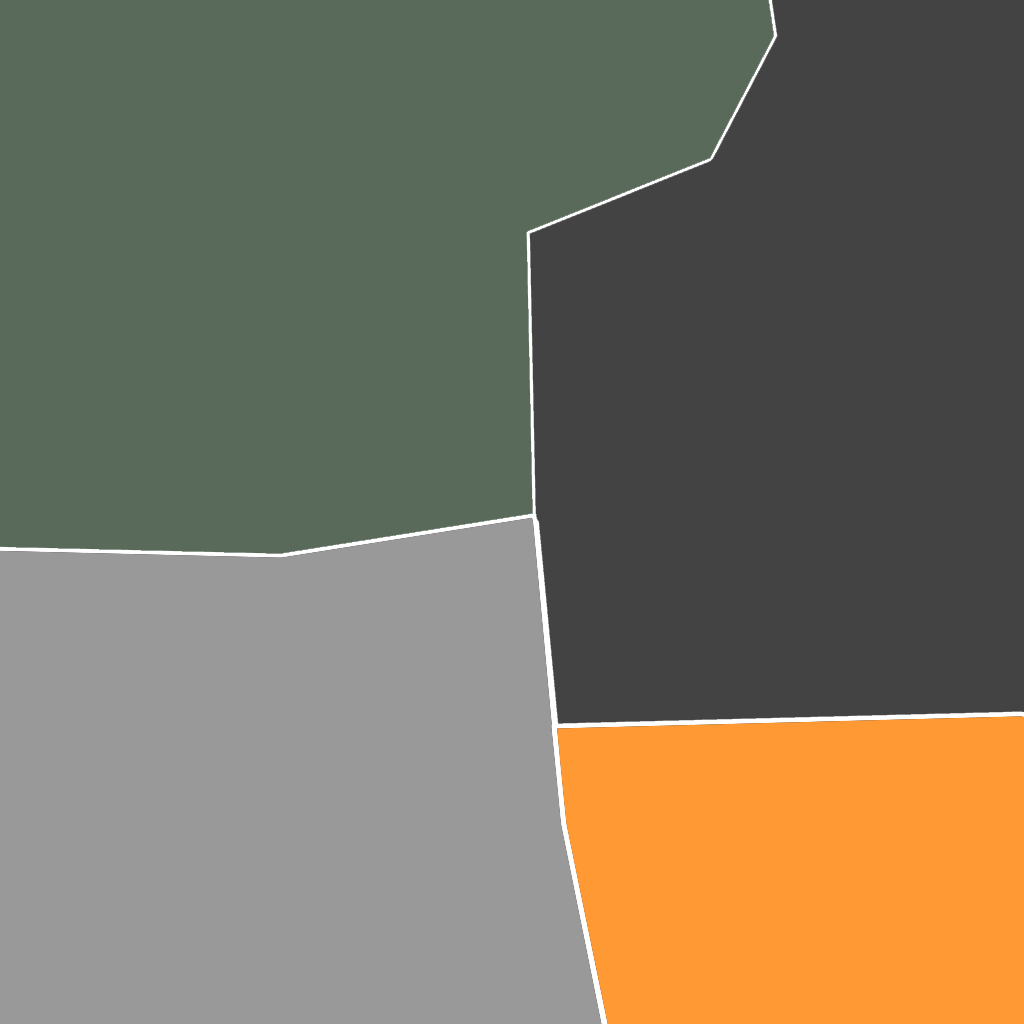
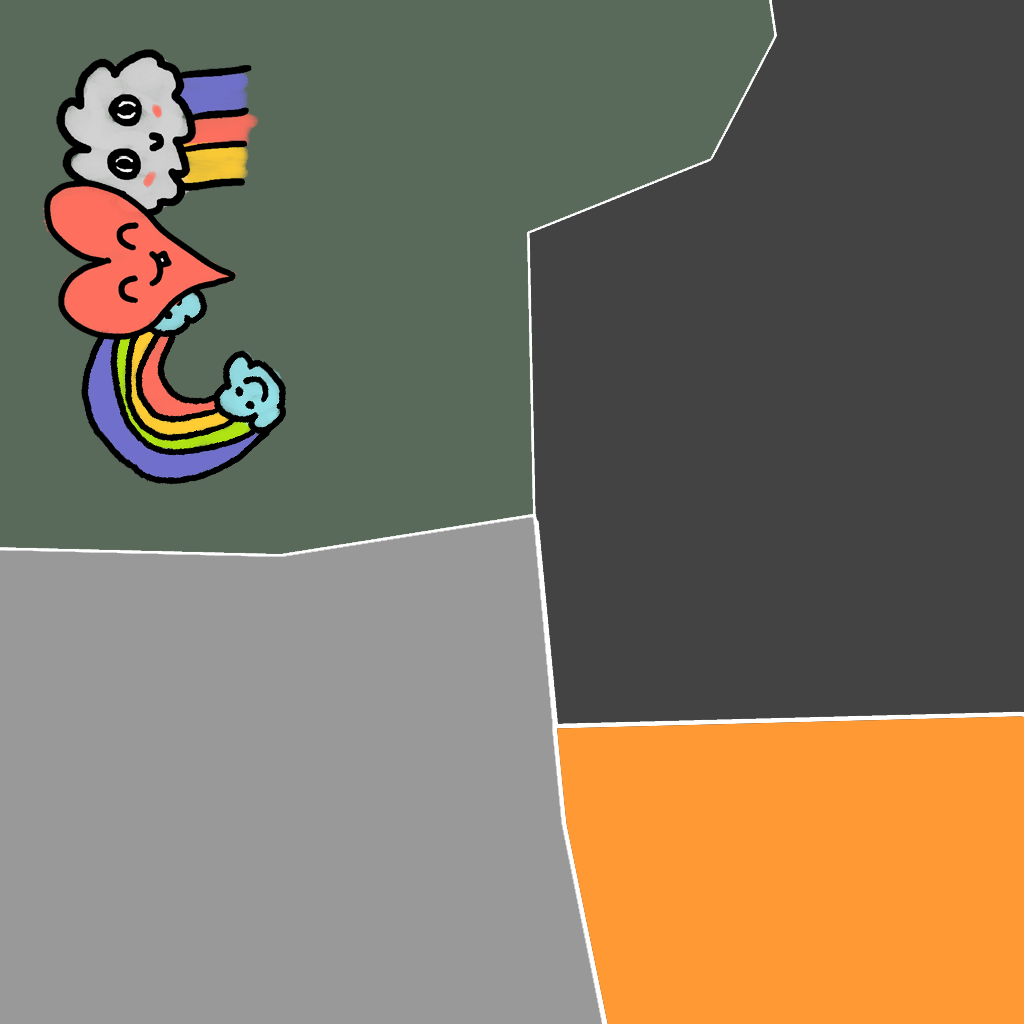
Two versions of the same layered image (w=1024, h=1024). Layer-by-layer changes:
added layer "Layer 4" above "Layer 0" over 42, 180, 237, 340
added layer "Layer 6" above "Layer 5" over 56, 49, 259, 220
added layer "Layer 5" above "Layer 1" over 81, 256, 286, 485
painted on "Layer 1" over 0, 0, 1024, 1024
